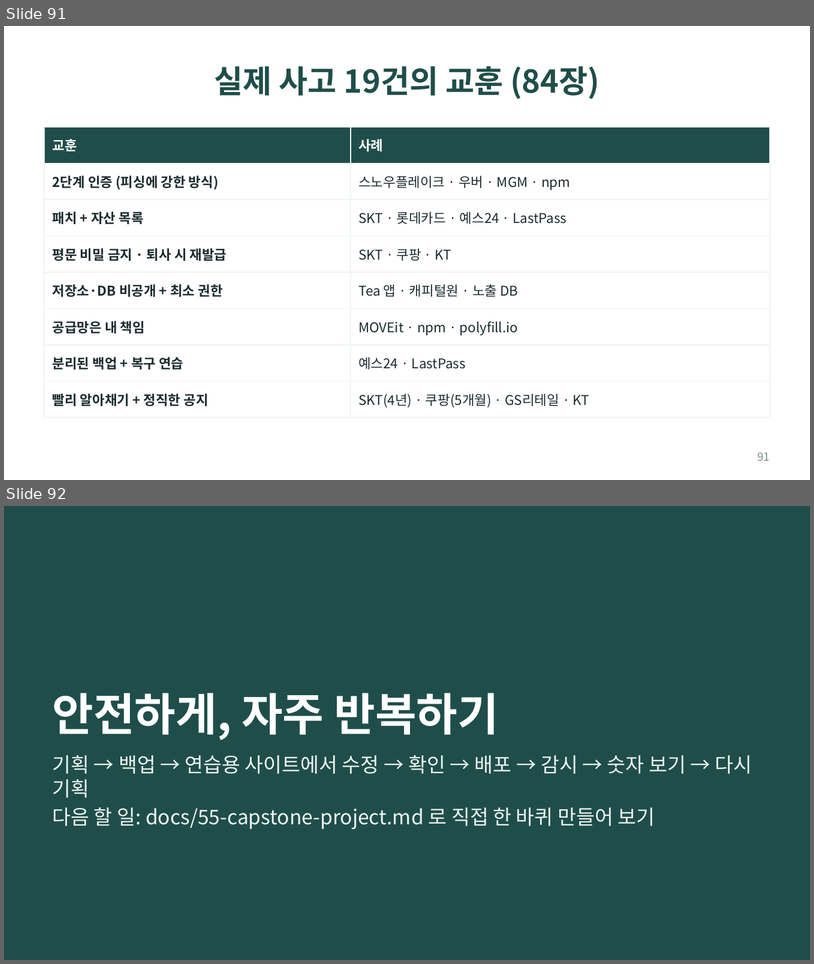
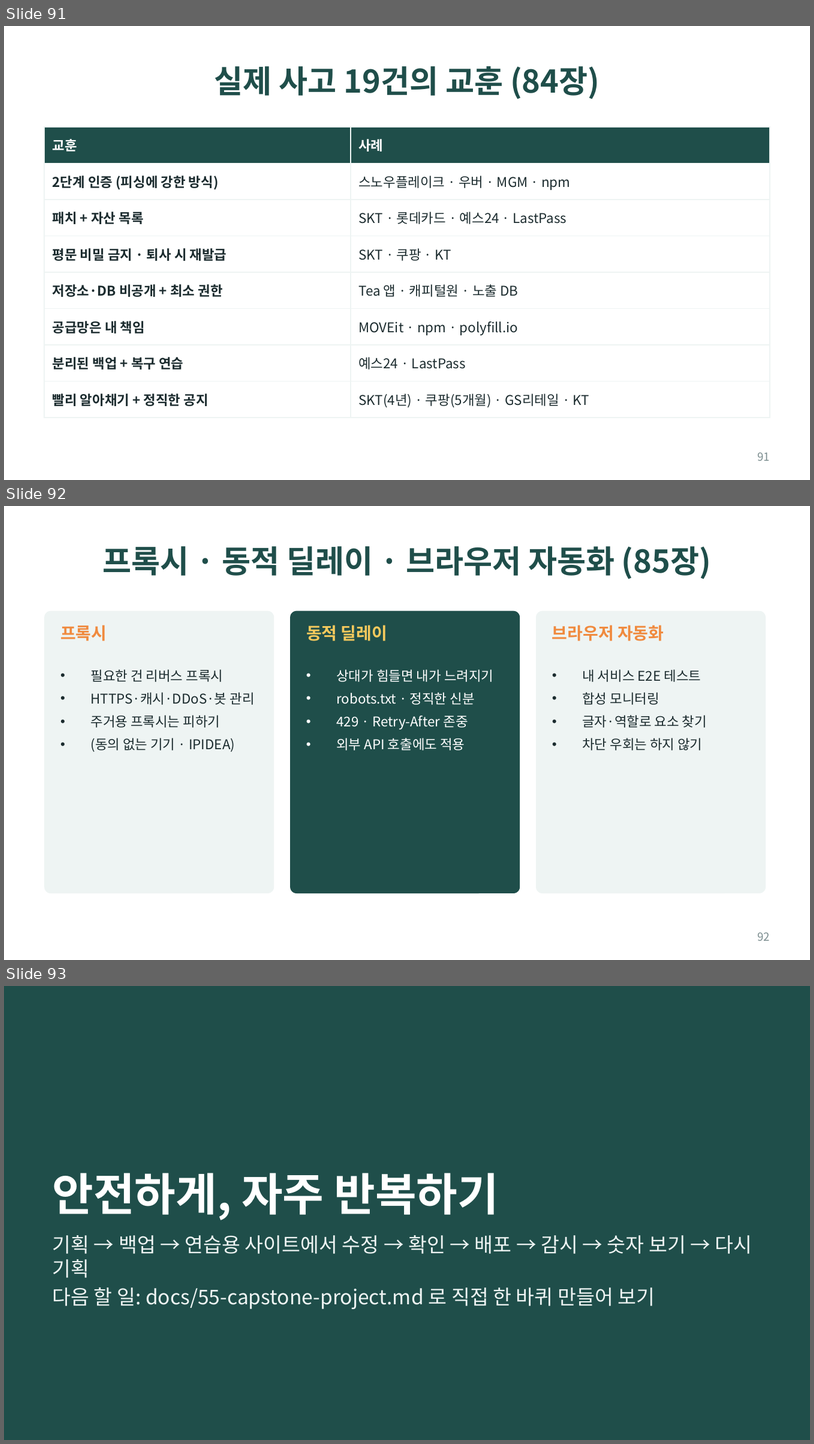
Before and after one commit to bincodin-ko/stanford-study, a slide deck: slides/internet-business-101.pptx. Shown one above the other, each under a label of ours: slides 91 and 92 before the commit, slides 91, 92 and 93 after it. The pictures are 814x964 and 814x1444 pixels, drawn with LibreOffice and Linux fonts; fonts in the diff are those of the drawing. Boxes give left, top, right and bottom in pixels: in the first picture for what was removed or moved away, otherwise in the second. Text is boxed around its words. In the diff, an @@ line names an element or a change of style, - is before the commit and + after.

```diff
--- a/slides/internet-business-101.pptx
+++ b/slides/internet-business-101.pptx
@@ slide 92 added at [4, 506, 810, 960], background #FFFFFF @@
@@ title added at [103, 546, 711, 579], 28 pt, text #1F4E4A, bold @@
+프록시 · 동적 딜레이 · 브라우저 자동화 (85장)
@@ rounded rectangle added at [44, 611, 274, 893], fill #EEF4F3 @@
@@ rounded rectangle added at [290, 611, 520, 893], fill #1F4E4A @@
@@ rounded rectangle added at [536, 611, 766, 893], fill #EEF4F3 @@
@@ text added at [60, 625, 107, 641], 15 pt, text #F08A3E, bold @@
+프록시
@@ text added at [306, 625, 387, 641], 15 pt, text #F4C95D, bold @@
+동적 딜레이
@@ text added at [552, 625, 664, 641], 15 pt, text #F08A3E, bold @@
+브라우저 자동화
@@ text added at [90, 669, 255, 752], 12 pt, text #1B2B2E @@
+• 필요한 건 리버스 프록시
+• HTTPS·캐시·DDoS·봇 관리
+• 주거용 프록시는 피하기
+• (동의 없는 기기 · IPIDEA)
@@ text added at [336, 669, 494, 750], 12 pt, text #FFFFFF @@
+• 상대가 힘들면 내가 느려지기
+• robots.txt · 정직한 신분
+• 429 · Retry-After 존중
+• 외부 API 호출에도 적용
@@ text added at [582, 669, 707, 750], 12 pt, text #1B2B2E @@
+• 내 서비스 E2E 테스트
+• 합성 모니터링
+• 글자·역할로 요소 찾기
+• 차단 우회는 하지 않기
@@ page number added at [758, 932, 770, 940], 10 pt, text #7A8C8E @@
+92
@@ what was slide 92 is now slide 93 @@
```
Also in this commit, not shown: 13 other files.
